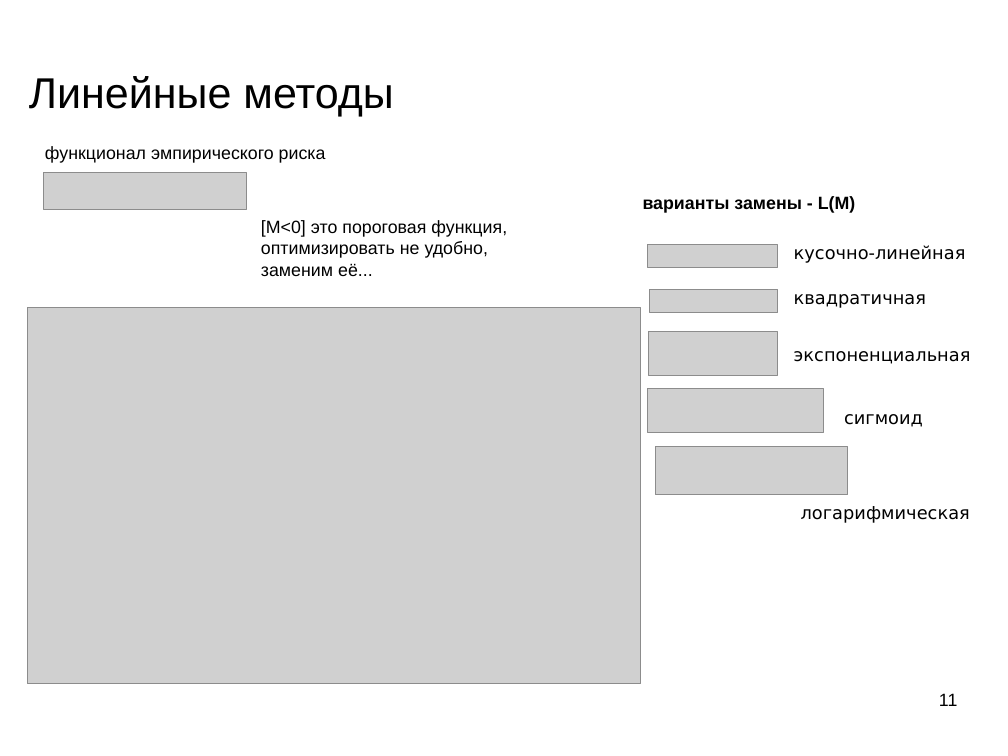
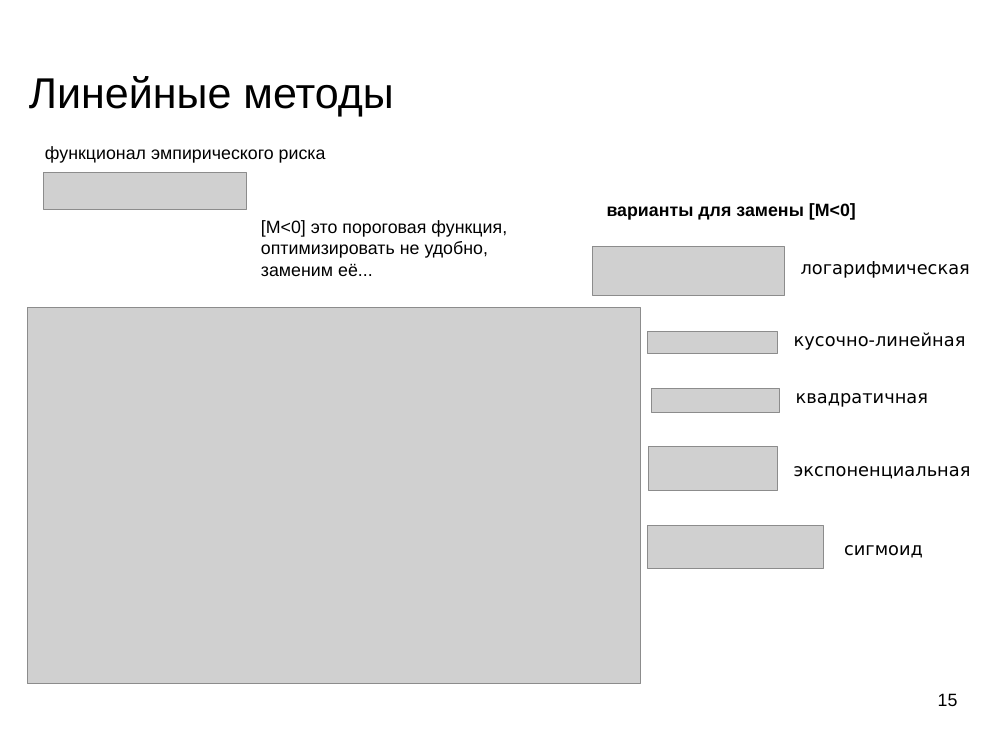
Before and after one commit to mechanoid5/ml_lectorium_legacy, a slide deck: slide 15 of 09-linear.odp (slide 11 before the commit). Drawn at 1008x756 pixels with LibreOffice and Linux fonts; fonts in the diff are those of the drawing; grey boxes stand for pictures; background and template pictures are left out. Boxes give left, top, right and bottom in pixels: in the first picture for what was removed or moved away, otherwise in the second. Text is boxed around its words. In the diff, an @@ line names an element or a change of style, - is before the commit and + after.

```diff
--- a/09-linear.odp
+++ b/09-linear.odp
@@ text at [607, 203, 856, 220]: text changed @@
-варианты замены - L(M)
+варианты для замены [M<0]
@@ picture: place and size @@
-picture at [649, 245, 777, 268]
+picture at [593, 247, 786, 295]
@@ text "логарифмическая": place and size @@
-text "логарифмическая" at [801, 506, 970, 523]
+text "логарифмическая" at [801, 261, 970, 278]
@@ text "кусочно-линейная": place and size @@
-text "кусочно-линейная" at [794, 245, 966, 263]
+text "кусочно-линейная" at [794, 332, 966, 350]
@@ picture: place and size @@
-picture at [649, 332, 777, 376]
+picture at [649, 331, 777, 354]
@@ picture: place and size @@
-picture at [649, 389, 824, 433]
+picture at [652, 389, 780, 413]
@@ text "квадратичная": place and size @@
-text "квадратичная" at [794, 294, 926, 308]
+text "квадратичная" at [796, 393, 928, 407]
@@ picture: place and size @@
-picture at [656, 446, 849, 495]
+picture at [649, 446, 777, 490]
@@ text "экспоненциальная": place and size @@
-text "экспоненциальная" at [794, 351, 971, 364]
+text "экспоненциальная" at [794, 466, 971, 479]
@@ picture: place and size @@
-picture at [650, 289, 778, 313]
+picture at [649, 525, 824, 569]
@@ text "сигмоид": place and size @@
-text "сигмоид" at [844, 414, 923, 427]
+text "сигмоид" at [844, 545, 923, 558]
@@ page number at [938, 693, 958, 706]: text changed @@
-11
+15
```
Also in this commit, not shown: 16 other slides changed, 9 slides added, 1 slide removed, 1 other file.
